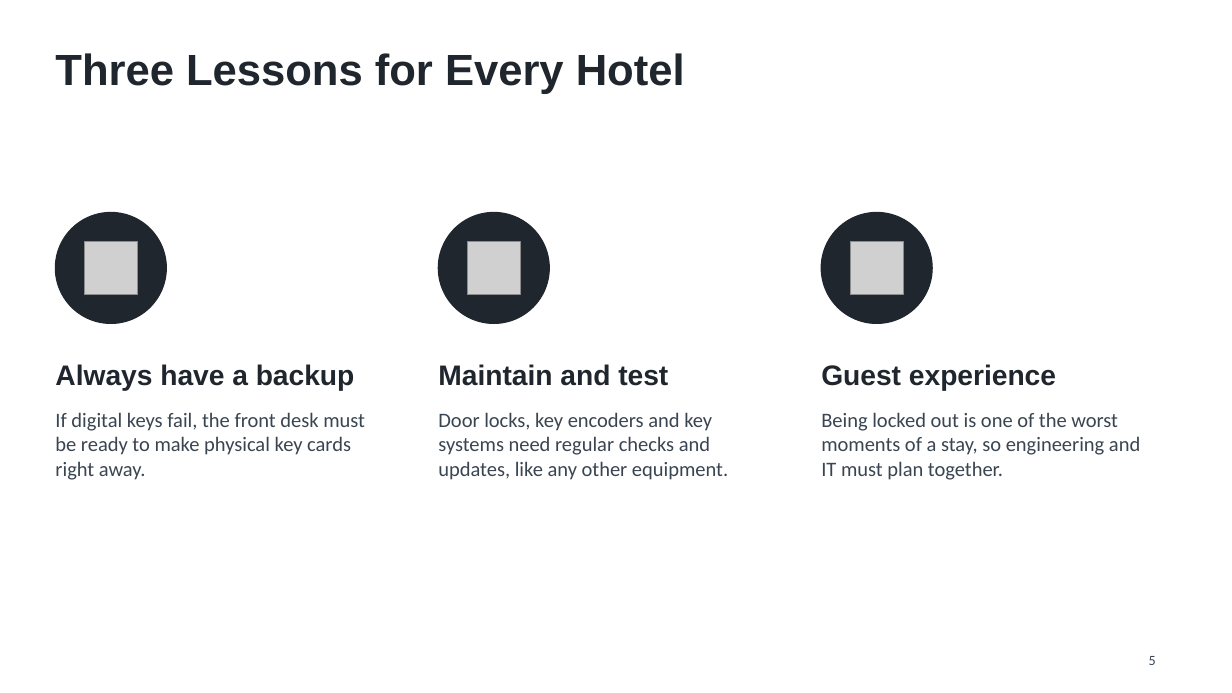
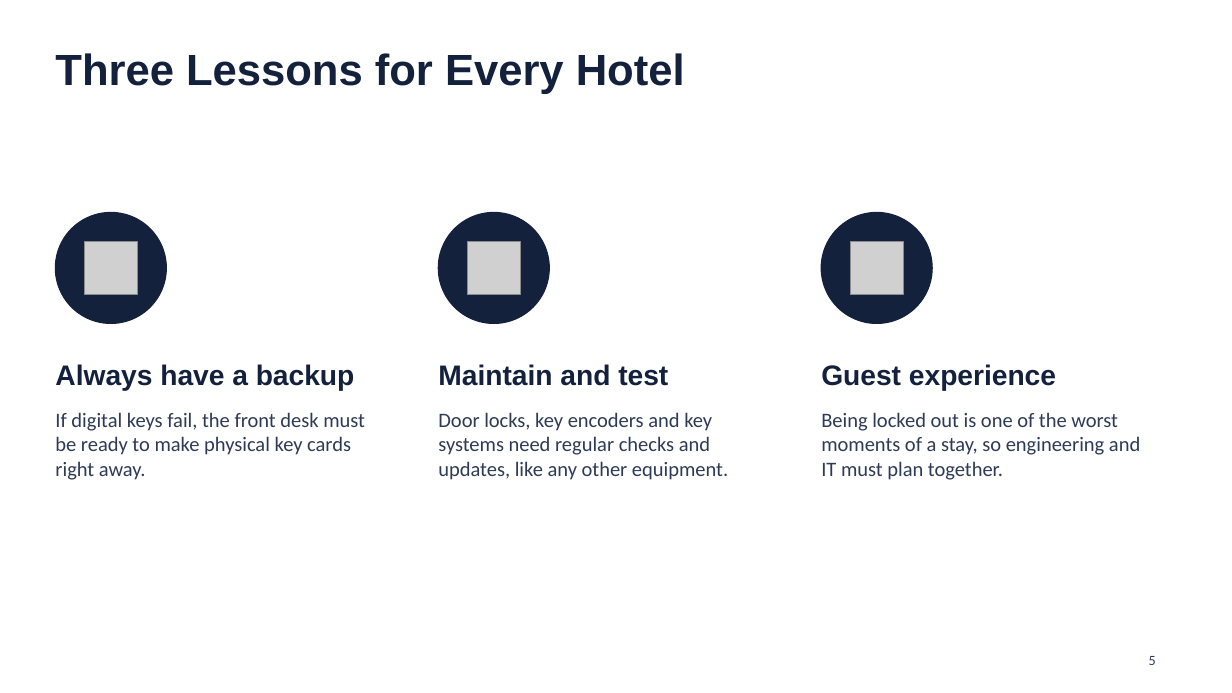
Before and after one commit to Hsattar123/hsattar, a slide deck: slide 5 of Facility Engineering - Version A (Marriott Mobile Key Outage).pptx. Drawn at 1232x693 pixels with LibreOffice and Linux fonts; fonts in the diff are those of the drawing; grey boxes stand for pictures. Boxes give left, top, right and bottom in pixels: in the first picture for what was removed or moved away, otherwise in the second. Text is boxed around its words. In the diff, an @@ line names an element or a change of style, - is before the commit and + after.

```diff
--- a/Facility Engineering - Version A (Marriott Mobile Key Outage).pptx
+++ b/Facility Engineering - Version A (Marriott Mobile Key Outage).pptx
@@ fill #20262E to #14213D; outline #20262E 1 pt to #14213D 1 pt in 3 elements at [55, 213, 166, 323], [438, 213, 549, 323], [822, 213, 933, 323] @@
@@ text colour #20262E to #14213D in 4 elements at [55, 53, 685, 94], [55, 364, 355, 391], [438, 364, 668, 386], [821, 364, 1056, 391] @@
```
Also in this commit, not shown: 5 other slides changed, 3 other files.
